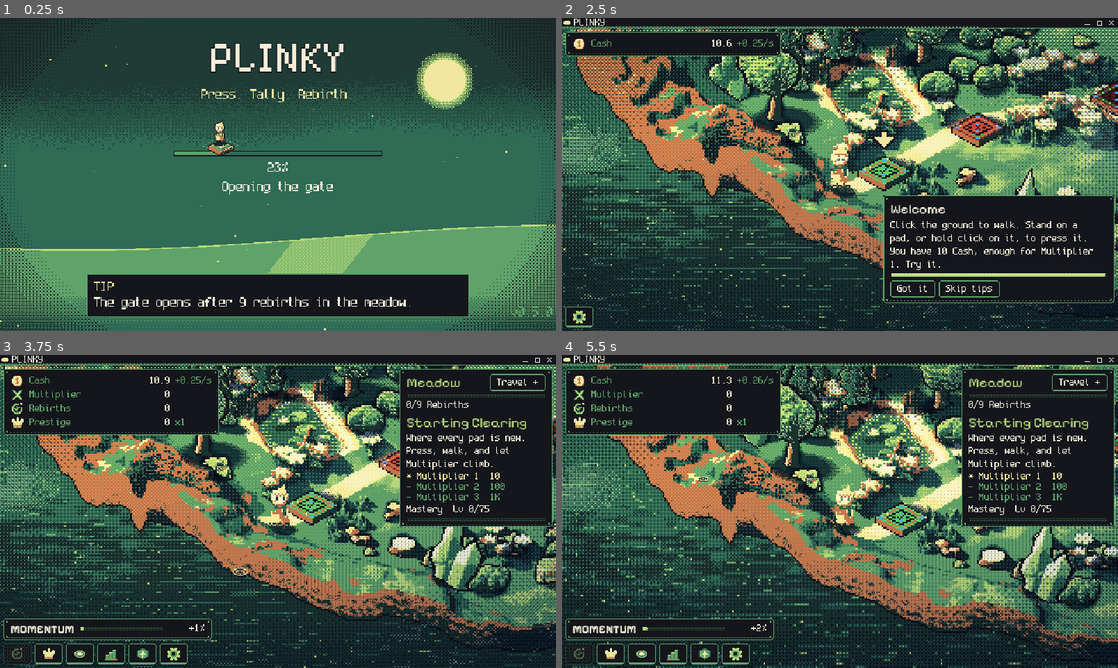
Above: before the commit, frames 1-4 (two rows, left to right).
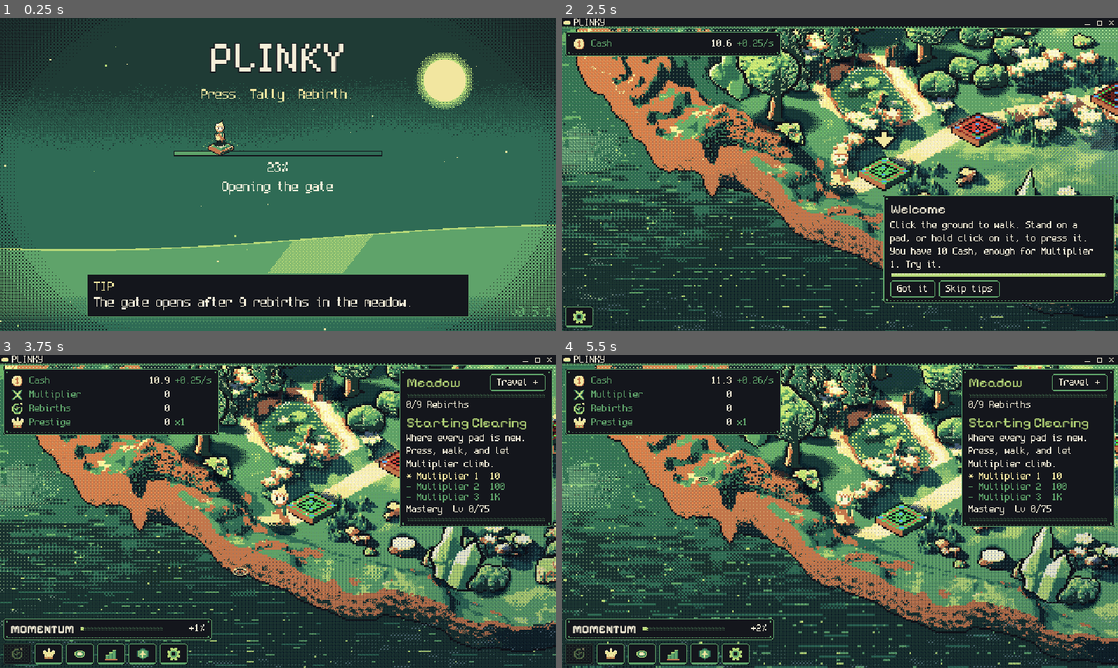
Above: after the commit, the same moments.

Repository: FreezingShock/Plinky
Game: Godot game, scene res://boot/boot.tscn
Two runs of this game, one before a commit and one after it. Both use one fixed random seed, a clock stepped at 60 frames per second and the inputs below.
Inputs (mouse positions are in pixels of both pictures, inside the frame that each line leads up to):
- Up to frame 1 (0.25 s): no input
- Up to frame 2 (2.5 s): tap Enter (ui_accept) at 0.5, 0.77, 1.07 s; move the mouse to (962, 158) at 0.52 s; hold D 0.53-1.25 s; tap Space at 0.6 s; click (962, 158) at 0.67 s; drag from (728, 190) to (812, 237) at 1.27 s; move the mouse to (895, 105) at 2.02 s; hold D from 2.03 s (still down); tap 2 at 2.1 s
- Up to frame 3 (3.75 s): release D at 2.75 s; click "Skip tips" at 2.75 s; drag from (250, 574) to (111, 464) at 3.52 s
- Up to frame 4 (5.5 s): move the mouse to (1006, 558) at 4.27 s; hold A (plinky_left) 4.28-5 s; tap 1 at 4.35 s; tap Enter (ui_accept) at 4.52, 4.82 s; drag from (673, 464) to (756, 433) at 5.02 s

The runs differ from the first frame. In frame 1, less than 0.1% of the frame differs, in the area x 98-100%, y 92-95%; in frame 2, 11%, in the area x 0-100%, y 3-100%; in frame 3, 6.9%; in frame 4, 10%.

Commit message:
Lighting: anchor edge shade to the world, lighter veil, Reduce screen effects setting (0.5.1)
Co-Authored-By: Claude Sonnet 5.5 <noreply@anthropic.com>
Claude-Session: https://claude.ai/code/session_01Pmx9dS5Y4SYwdq4ZJpRtSw

Diff:
--- a/content/config/sky.tres
+++ b/content/config/sky.tres
@@ -52,15 +52,15 @@
 pool_pad_radius = 30.0
 pool_strength = 1.0
 rim_strength = 1.0
-vignette_strength = 0.6
+vignette_strength = 0.45
 haze_strength = 0.85
 mist_strength = 0.75
 ray_strength = 0.6
 mist_drift_seconds = 90.0
 light_side = 0.6
-light_split = 0.4
+light_split = 0.3
 light_lift = 0.06
-night_shade = 0.97
+night_shade = 0.8
 ground_relight = 2.2
 ground_shadow = 1.2
 ground_ao = 0.5
--- a/core/build_info.gd
+++ b/core/build_info.gd
@@ -3,7 +3,7 @@
 ## Single source of truth for the game version (docs/versioning.md). Shown on the boot screen and the Update Log, stamped on feedback notes. Keep in step with the
 ## export presets' file_version / short_version and the release tag.
 
-const VERSION: String = "0.5.0"
+const VERSION: String = "0.5.1"
 
 const CHANGELOG_PATH: String = "res://CHANGELOG.md"
 
--- a/data/sky_config.gd
+++ b/data/sky_config.gd
@@ -64,7 +64,7 @@
 @export var rim_strength: float = 0.85
 
 ## Share of texels the night shade covers at full night, 0..1. Kept apart from night_strength so the model stays smooth.
-@export var night_shade: float = 0.97
+@export var night_shade: float = 0.8
 
 @export_group("Atmosphere")
 ## Vignette: how much of the frame edge is darkened, 0..1 (0 = off).
@@ -77,7 +77,7 @@
 ## Full-frame light pass (light_grade.gdshader): sun-side lift and away-side shade across the whole frame, 0..1.
 @export var light_side: float = 0.6
 ## Highlight-warm / shadow-cool split by luminance, 0..1.
-@export var light_split: float = 0.4
+@export var light_split: float = 0.3
 ## How much brighter a lit texel gets, 0..1.
 @export var light_lift: float = 0.06
 ## Drifting fog over the land (ground_fog.gdshader), 0..1. Scaled by the mist curve: thickest at dawn and dusk and in rain.
--- a/render/shaders/vignette.gdshader
+++ b/render/shaders/vignette.gdshader
@@ -1,10 +1,13 @@
 shader_type canvas_item;
 render_mode blend_mul;
-// Frame-fixed vignette. Two dithered steps darken the corners; the rest of the frame is untouched.
-// The shape is frame-fixed; the dither pattern is pinned to world texels (w_origin, w_scale), so it scrolls with the ground.
+// World-anchored edge shade. Two dithered steps darken the far edges of the playable area; the rest is untouched.
+// Both the shape and the dither are pinned to world texels (w_origin, w_scale), so nothing here follows the camera:
+// panning toward an edge darkens it, panning back clears it.
 
 uniform vec2 w_origin = vec2(0.0);   // where the world origin sits in frame texels (set by ScreenLight)
 uniform float w_scale = 1.0;        // frame texels per world texel (camera zoom)
+uniform vec2 area_center = vec2(320.0, 180.0);   // world texels
+uniform vec2 area_half = vec2(430.0, 250.0);
 uniform float strength = 0.35;    // 0 = off
 uniform vec3 tint : source_color = vec3(0.60, 0.68, 0.80);
 uniform vec3 deep : source_color = vec3(0.42, 0.50, 0.66);
@@ -22,11 +25,11 @@
 }
 
 void fragment() {
-	vec2 q = (UV - vec2(0.5)) * vec2(2.0, 2.0);
+	vec2 wt = (spos - w_origin) / w_scale;
+	vec2 q = (wt - area_center) / area_half;
 	float d = length(q * vec2(0.9, 1.15));
-	float v = smoothstep(0.62, 1.25, d) * strength;
-	// the dither is pinned to WORLD texels, so it moves with the ground; only the vignette shape stays on the screen
-	float thr = bayer4(ivec2(floor((spos - w_origin) / w_scale)));
+	float v = smoothstep(0.80, 1.30, d) * strength;
+	float thr = bayer4(ivec2(floor(wt)));
 	vec3 m = vec3(1.0);
 	if (thr < v) {
 		m = (thr < v * 0.4) ? deep : tint;
--- a/ui/fx/fx_config.gd
+++ b/ui/fx/fx_config.gd
@@ -28,6 +28,8 @@
 ## Set by the settings screen (M4). Respected by every effect below.
 static var reduce_flashing := false
 static var reduce_shake := false
+## Turns off the screen-wide light passes (edge shade, full-frame light grade).
+static var reduce_screen_fx := false
 
 ## Snap a position to whole texels so FX never sit between world pixels.
 static func snap(v: Vector2) -> Vector2:
--- a/ui/settings/settings_registry.gd
+++ b/ui/settings/settings_registry.gd
@@ -372,6 +372,11 @@
 		"apply": func(v: Variant) -> void: FxConfig.reduce_shake = bool(v),
 	})
 	_add({
+		"id": &"reduce_screen_fx", "tab": "Access", "label": "Reduce screen effects", "kind": Kind.TOGGLE, "default": false,
+		"hint": "Turns off the edge shade and the full-frame light pass. Ground, shadows and night still show.",
+		"apply": func(v: Variant) -> void: FxConfig.reduce_screen_fx = bool(v),
+	})
+	_add({
 		"id": &"calm_camera", "tab": "Access", "label": "Calm camera", "kind": Kind.TOGGLE, "default": false,
 		"hint": "No look-ahead, no crit punch, no idle drift. The camera still follows.",
 		"apply": func(v: Variant) -> void: WorldCamera.calm = bool(v),
--- a/world/screen_light.gd
+++ b/world/screen_light.gd
@@ -1,6 +1,6 @@
 class_name ScreenLight
 extends Node2D
-## Frame-fixed light: the vignette. A multiply ColorRect over the whole 640x360 frame (or the wider bleed view),
+## World-anchored edge shade (the vignette). A multiply ColorRect over the whole 640x360 frame (or the wider bleed view),
 ## dithered in two steps toward the corners. It is a child of the main Control, above the world layers and
 ## below the HUD, so it never darkens the interface. SkyCycle adds it and keeps its strength in sync.
 
@@ -14,6 +14,17 @@
 var world_ref: Node2D
 
 
+func set_area(r: Rect2) -> void:
+	if _mat == null:
+		_pending_area = r
+		return
+	_mat.set_shader_parameter("area_center", r.get_center())
+	_mat.set_shader_parameter("area_half", r.size * 0.5)
+
+
+var _pending_area: Rect2 = Rect2()
+
+
 func _ready() -> void:
 	z_index = 40   # above world layers (z 0..11), below the HUD (z 100) and ParticleBurst (z 90)
 	_rect = ColorRect.new()
@@ -24,6 +35,8 @@
 	_rect.material = _mat
 	add_child(_rect)
 	_fit()
+	if _pending_area.size != Vector2.ZERO:
+		set_area(_pending_area)
 
 
 func _process(_delta: float) -> void:
@@ -40,7 +53,7 @@
 func set_strength(s: float) -> void:
 	if _mat != null:
 		_mat.set_shader_parameter("strength", s)
-	visible = s > 0.001
+	visible = s > 0.001 and not FxConfig.reduce_screen_fx
 
 
 func _fit() -> void:
--- a/world/sky_cycle.gd
+++ b/world/sky_cycle.gd
@@ -50,6 +50,7 @@
 var _shade_mat: ShaderMaterial
 var _fog_mat: ShaderMaterial          # drifting ground fog (ground_fog.gdshader)
 var _fog_rect: ColorRect
+var _lg_rect: ColorRect
 var _light_mat: ShaderMaterial          # full-frame light pass (light_grade.gdshader)
 var _config: SkyConfig
 var _t: float = 0.0
@@ -120,6 +121,7 @@
 	shade.material = _shade_mat
 	add_child(shade)
 	var lg := ColorRect.new()
+	_lg_rect = lg
 	lg.name = "LightGrade"
 	lg.position = area.position
 	lg.size = area.size
@@ -385,7 +387,10 @@
 	_light_mat.set_shader_parameter("lift", _config.light_lift)
 	# vignette
 	if _screen != null:
+		_screen.set_area(area)
 		_screen.set_strength(_config.vignette_strength)
+	if _lg_rect != null:
+		_lg_rect.visible = not FxConfig.reduce_screen_fx
 	_push_lights(t, steady)
 
 
Not shown, changed: export_presets.cfg
Not shown, changed: CHANGELOG.md
Not shown, changed: docs/decisions.md
